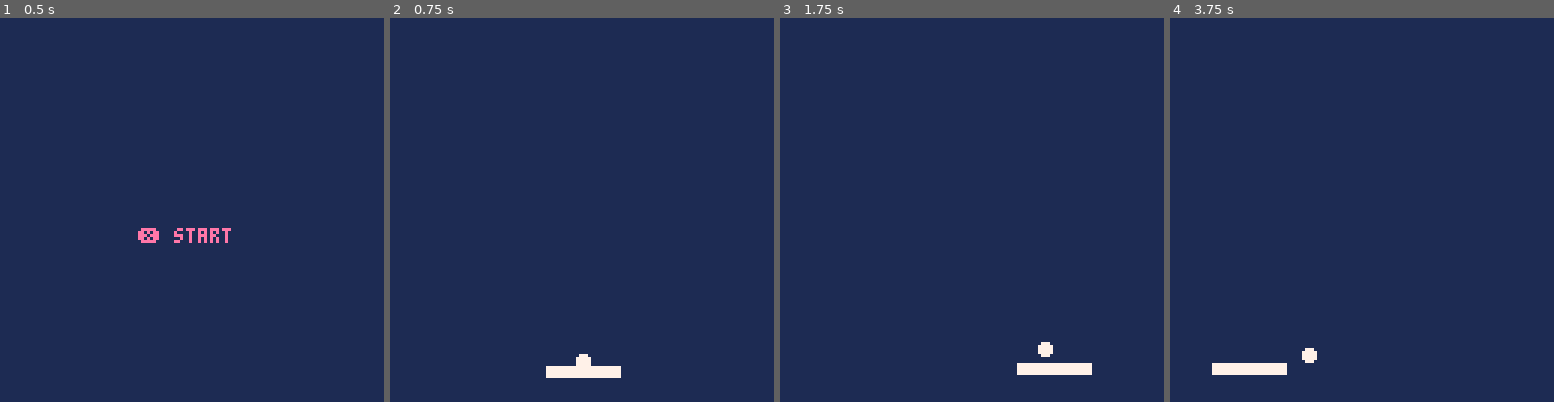
Above: before the commit, frames 1-4 (left to right).
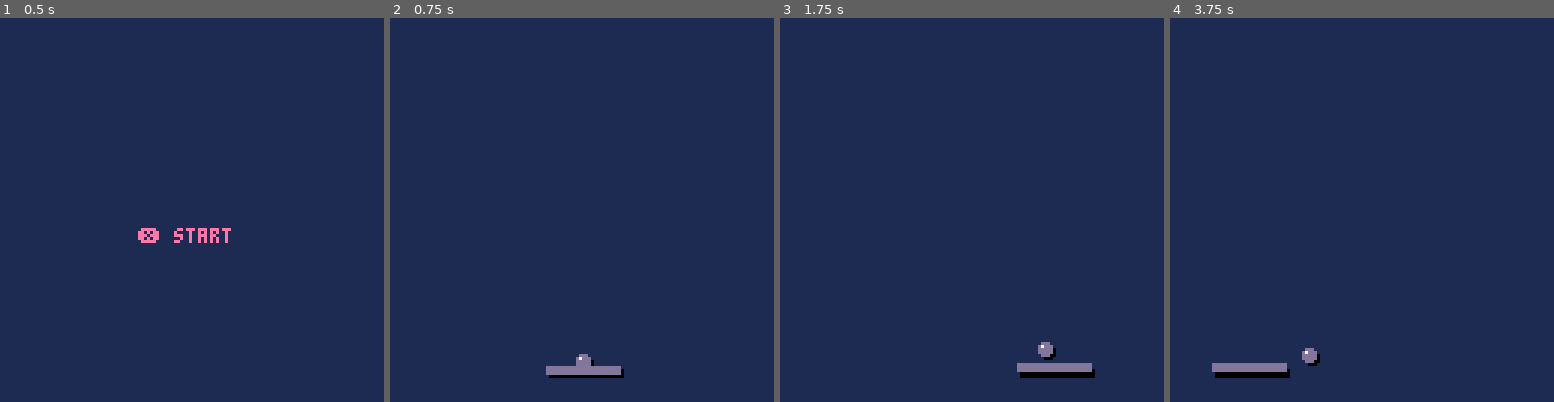
Above: after the commit, the same moments.

Repository: jxnprince/pico-8-experiments
Game: PICO-8 cartridge carts/breakout/breakout.p8
Two runs of this game, one before a commit and one after it. Both use one fixed random seed, a clock stepped at 60 frames per second and the inputs below.
Inputs:
- Up to frame 1 (0.5 s): tap X (X key) at 0.33 s
- Up to frame 2 (0.75 s): tap O (Z key) at 0.7 s
- Up to frame 3 (1.75 s): tap X (X key) at 1.07 s; hold Right from 1.6 s (still down); tap O (Z key) at 1.7 s
- Up to frame 4 (3.75 s): tap X (X key) at 1.85, 2.97 s; release Right at 2.1 s; tap O (Z key) every 0.4 s from 2.1 to 3.7 s; hold Up 2.15-2.42 s; hold Right 2.47-3.03 s; hold Left 3.08-3.58 s; hold Down from 3.63 s (still down)

Frame 1 is identical in both runs. In frame 2, 0.7% of the frame differs, in the area x 40-61%, y 87-94%; in frame 3, 0.9%, in the area x 61-83%, y 84-94%; in frame 4, 0.9%.

Commit message:
More realistic ball physics

Diff:
--- a/carts/breakout/breakout.p8
+++ b/carts/breakout/breakout.p8
@@ -106,7 +106,7 @@
 --> GAMEPLAY
 
 pw = 24        -- paddle width
-ph = 3         -- paddle height
+ph = 2         -- paddle height
 br = 2         -- ball radius
 pspd = 3       -- paddle speed (px per frame)
 bump_dur = 8   -- frames the bump animation lasts
@@ -141,6 +141,9 @@
 end
 
 function update_game()
+  -- snapshot pyo before any changes (used in swept collision)
+  local prev_pyo = pyo
+
   -- move paddle, track velocity
   local prev_px = px
   if btn_held(btn_left) then
@@ -218,8 +221,8 @@
 
   local in_x = bx + br >= px and bx - br <= px + pw
 
-  -- swept top-face check: did ball cross paddle top this frame?
-  local crossed_top = pby + br <= epy and by + br >= epy
+  -- swept top-face check: use prev_pyo for "was above" so pyo changes don't open gaps
+  local crossed_top = pby + br <= py + prev_pyo and by + br >= epy
 
   if crossed_top and in_x then
     by = epy - br
@@ -256,8 +259,14 @@
 end
 
 function draw_game()
-  rectfill(px, py + pyo, px + pw, py + pyo + ph, 7)
-  circfill(bx, by, br, 7)
+  -- drop shadows
+  rectfill(px+1, py+1, px+pw+1, py+ph+1, 0)
+  circfill(bx+1, by+1, br, 0)
+  -- paddle and ball
+  rectfill(px, py+pyo, px+pw, py+pyo+ph, 13)
+  circfill(bx, by, br, 13)
+  -- shine
+  pset(bx-1, by-1, 7)
 end
 
 __gfx__
Not shown, changed: the sound effects (__sfx__) section of carts/breakout/breakout.p8
